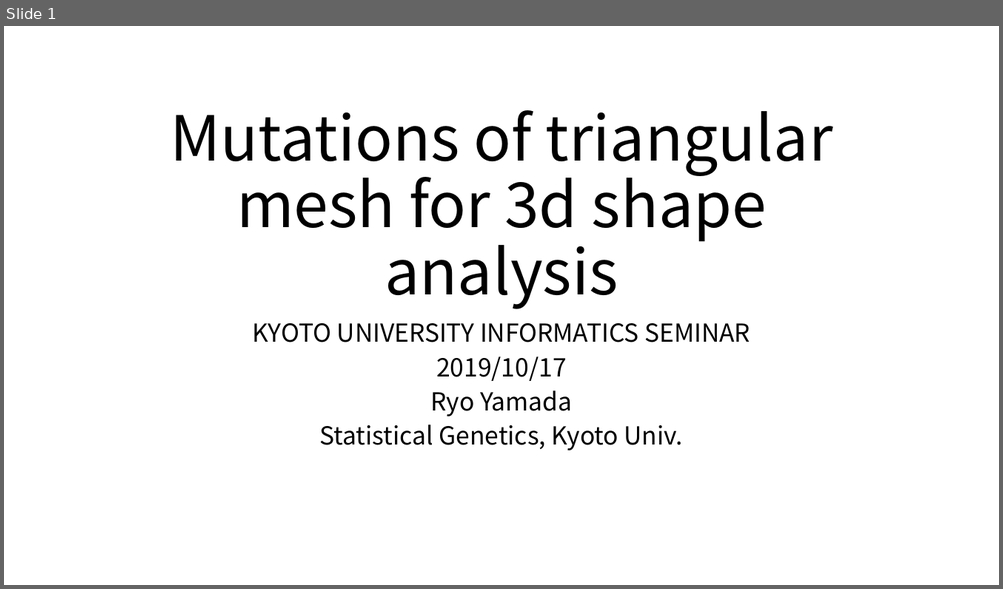
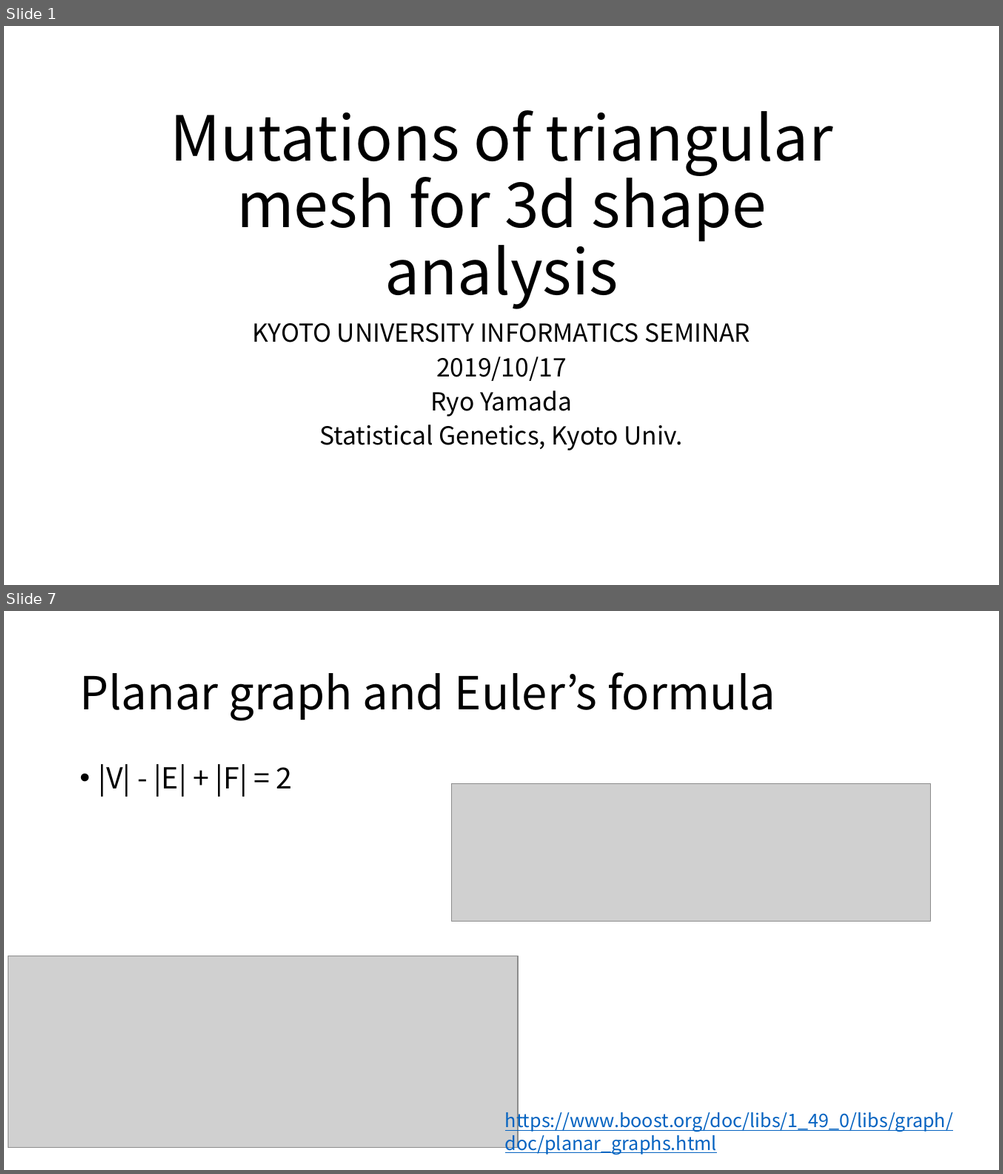
Before and after one commit to ryamada22/atom, a slide deck: Lectures2019/MutationOfTriangularMesh.pptx. Shown one above the other, each under a label of ours: slide 1 before the commit, slides 1 and 7 after it; the slides between them are not shown. The pictures are 1003x589 and 1003x1174 pixels, drawn with LibreOffice and Linux fonts; fonts in the diff are those of the drawing; grey boxes stand for pictures. Boxes give left, top, right and bottom in pixels: in the first picture for what was removed or moved away, otherwise in the second. Text is boxed around its words. In the diff, an @@ line names an element or a change of style, - is before the commit and + after.

```diff
--- a/Lectures2019/MutationOfTriangularMesh.pptx
+++ b/Lectures2019/MutationOfTriangularMesh.pptx
@@ slide 7 added at (x1=4, y1=611, x2=999, y2=1170), background #FFFFFF @@
@@ title added at (x1=79, y1=672, x2=776, y2=721), 44 pt, text #000000 @@
+Planar graph and Euler’s formula
@@ text added at (x1=99, y1=764, x2=293, y2=797), 28 pt, text #000000 @@
+• |V| - |E| + |F| = 2
@@ picture added at (x1=452, y1=783, x2=930, y2=921) @@
@@ picture added at (x1=8, y1=957, x2=518, y2=1148) @@
@@ text added at (x1=505, y1=1109, x2=953, y2=1155), 18 pt, text #0563C1, underline @@
+https://www.boost.org/doc/libs/1_49_0/libs/graph/doc/planar_graphs.html
```
Also in this commit, not shown: 9 slides changed, 19 other slides added, 9 slides removed.
